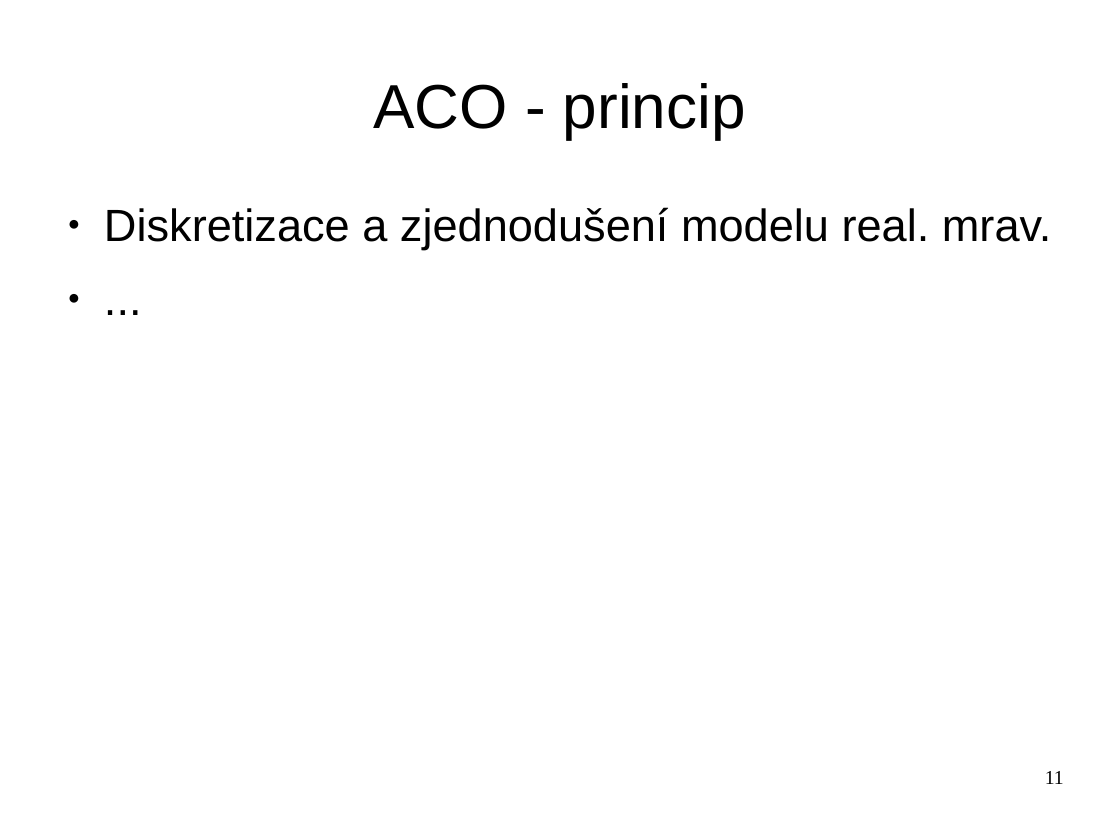
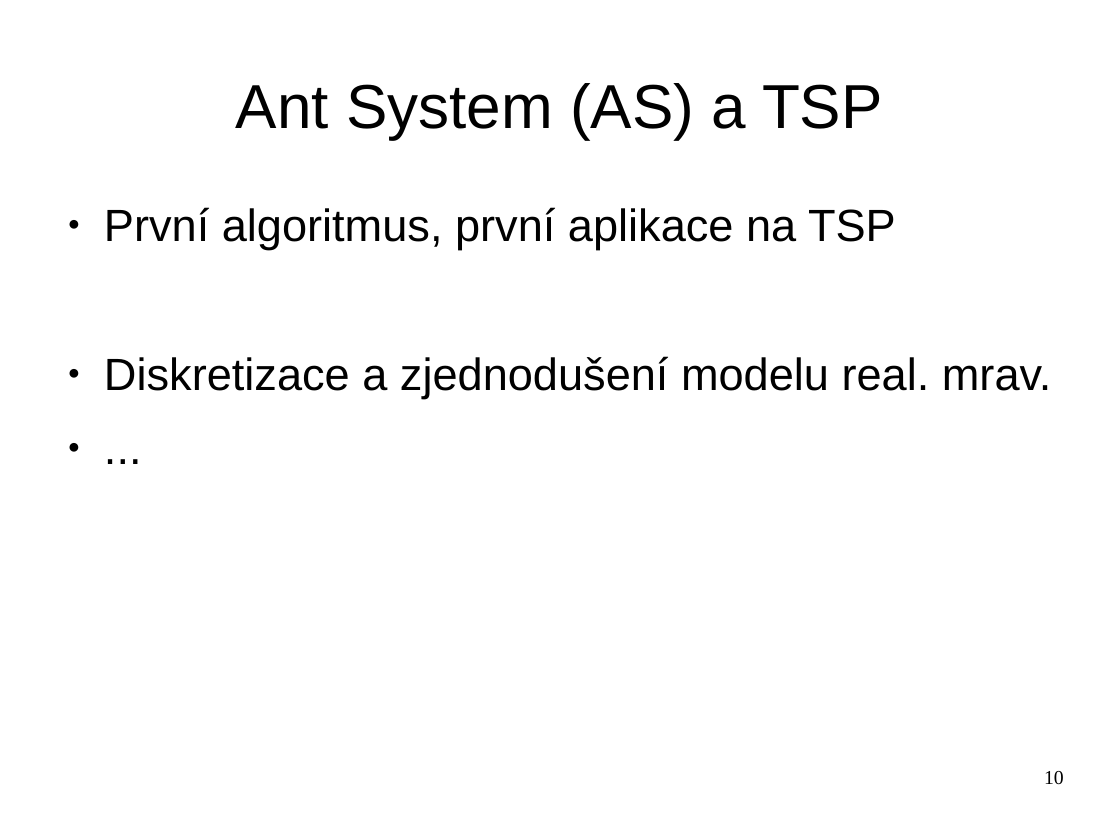
Before and after one commit to hellerstanislav/sin, a slide deck: slide 10 of presentation/swarm.odp (slide 11 before the commit). Drawn at 1120x840 pixels with LibreOffice and Linux fonts; fonts in the diff are those of the drawing. Boxes give left, top, right and bottom in pixels: in the first picture for what was removed or moved away, otherwise in the second. Text is boxed around its words. In the diff, an @@ line names an element or a change of style, - is before the commit and + after.

```diff
--- a/presentation/swarm.odp
+++ b/presentation/swarm.odp
@@ title at [236, 83, 883, 139]: text changed @@
-ACO - princip
+Ant System (AS) a TSP
@@ text at [104, 207, 896, 250]: paragraph added @@
+● První algoritmus, první aplikace na TSP
@@ page number at [1044, 771, 1064, 785]: text changed @@
-11
+10
```
Also in this commit, not shown: 4 other slides changed, 1 slide added, 2 slides removed, 1 other file.
